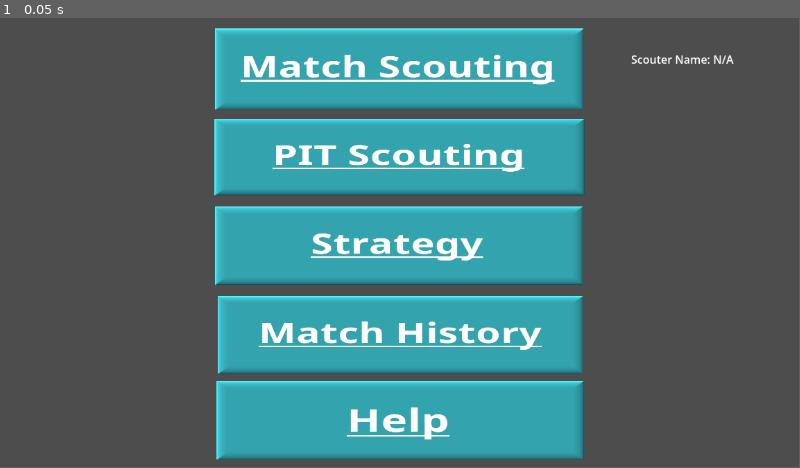
Above: before the commit, frame 1.
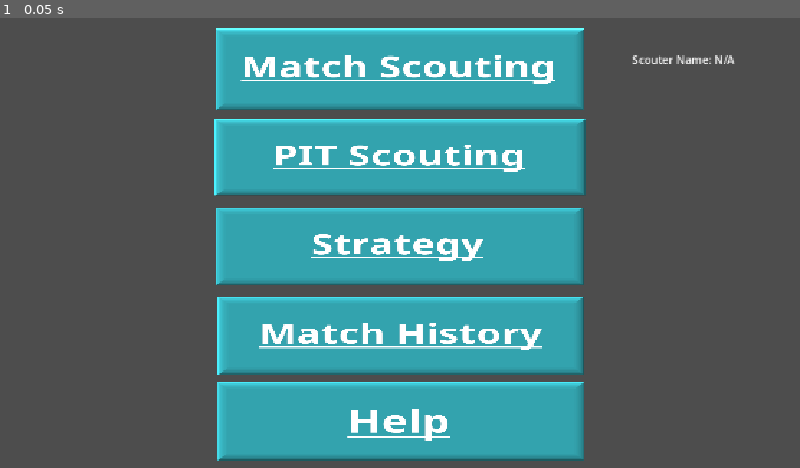
Above: after the commit, the same moment.

Repository: frc6357/ScoutingPass2026
Game: Godot game, scene res://Scenes/main.tscn
Same seed, same stepped clock (60 frames per second), same inputs: the game is played once before the commit and once after it.
Inputs:
- Up to frame 1 (0.05 s): no input
In our replay, the window is 799x449 before the commit and 800x450 after it. These sizes can differ from the game's own. Grey fills any space a smaller window leaves; there, only what the larger window draws over its background counts as a difference.

The runs differ from the first frame. In frame 1, 3.4% of the frame differs, in the area x 26-92%, y 2-99%.

Commit message:
more visual changes

Diff:
--- a/Scenes/match_scouting2.tscn
+++ b/Scenes/match_scouting2.tscn
@@ -16,16 +16,15 @@
 [ext_resource type="Texture2D" uid="uid://fuat0gvq744j" path="res://Assets/sideSlot.png" id="6_oy8ks"]
 [ext_resource type="Script" uid="uid://bla55nuwmgu20" path="res://Scripts/defense.gd" id="6_rfpmv"]
 [ext_resource type="Texture2D" uid="uid://cndlrfbqlrqjg" path="res://Assets/happy_button.png" id="7_gawtn"]
-[ext_resource type="Texture2D" uid="uid://drbvsej23muor" path="res://Assets/accuracy4.png" id="11_3sure"]
-[ext_resource type="Texture2D" uid="uid://c6xppsai6a3dw" path="res://Assets/accuracy1.png" id="12_gxgta"]
 [ext_resource type="Texture2D" uid="uid://bh2ua7tp2v3e" path="res://Assets/sleeping button.png" id="12_n5yt1"]
-[ext_resource type="Texture2D" uid="uid://bh1vfjrthrsqc" path="res://Assets/accuracy2.png" id="13_xabek"]
-[ext_resource type="Texture2D" uid="uid://cgrtbrbghs65p" path="res://Assets/accuracy3.png" id="14_4cb2a"]
-[ext_resource type="Texture2D" uid="uid://dfae4s0ohqldf" path="res://Assets/Fuel buttons.png" id="14_i80bh"]
 [ext_resource type="Texture2D" uid="uid://lutgbr14nmvd" path="res://Assets/fuel.png" id="14_m0qp2"]
 [ext_resource type="Script" uid="uid://cns01kx6q5pj" path="res://Scenes/fuel.gd" id="15_x7afm"]
+[ext_resource type="Texture2D" uid="uid://cpq5epl1qe8d" path="res://Assets/accuracy8.png" id="16_qe6au"]
+[ext_resource type="Texture2D" uid="uid://ca635maf4gcia" path="res://Assets/accuracy5.png" id="17_bwdrc"]
 [ext_resource type="Script" uid="uid://co4s777p6phwi" path="res://Scripts/climb.gd" id="18_1qhxq"]
 [ext_resource type="Texture2D" uid="uid://kfwbqxtkqtij" path="res://Assets/climb_button.png" id="18_feivl"]
+[ext_resource type="Texture2D" uid="uid://cjonw2s4f35iw" path="res://Assets/accuracy6.png" id="18_skvx0"]
+[ext_resource type="Texture2D" uid="uid://nj7b7w48vfk3" path="res://Assets/accuracy7.png" id="19_11saq"]
 [ext_resource type="Texture2D" uid="uid://b6dw47ew813kr" path="res://Assets/climb_button2.png" id="19_owdi5"]
 [ext_resource type="Texture2D" uid="uid://dohgptvlg873w" path="res://Assets/ClimbON.png" id="20_vam4t"]
 [ext_resource type="Texture2D" uid="uid://bl8cprb4q61ob" path="res://Assets/eeeeee.png" id="21_jdbke"]
@@ -124,7 +123,7 @@
 animations = [{
 "frames": [{
 "duration": 1.0,
-"texture": ExtResource("11_3sure")
+"texture": ExtResource("16_qe6au")
 }],
 "loop": true,
 "name": &"100",
@@ -132,7 +131,7 @@
 }, {
 "frames": [{
 "duration": 1.0,
-"texture": ExtResource("12_gxgta")
+"texture": ExtResource("17_bwdrc")
 }],
 "loop": true,
 "name": &"50",
@@ -140,7 +139,7 @@
 }, {
 "frames": [{
 "duration": 1.0,
-"texture": ExtResource("13_xabek")
+"texture": ExtResource("18_skvx0")
 }],
 "loop": true,
 "name": &"75",
@@ -148,7 +147,7 @@
 }, {
 "frames": [{
 "duration": 1.0,
-"texture": ExtResource("14_4cb2a")
+"texture": ExtResource("19_11saq")
 }],
 "loop": true,
 "name": &"90",
@@ -459,7 +458,7 @@
 position = Vector2(-471, -78)
 scale = Vector2(0.17649998, 0.17649998)
 sprite_frames = SubResource("SpriteFrames_q3vre")
-animation = &"100"
+animation = &"50"
 
 [node name="75" type="TouchScreenButton" parent="Accuracy" unique_id=507252301]
 position = Vector2(-486, -17)
@@ -489,11 +488,6 @@
 
 [node name="Fuel" type="Node2D" parent="." unique_id=1582793608]
 position = Vector2(500, 3)
-
-[node name="Sprite2D" type="Sprite2D" parent="Fuel" unique_id=330967442]
-position = Vector2(638, 321)
-scale = Vector2(0.752, 0.734)
-texture = ExtResource("14_i80bh")
 
 [node name="+10" type="TouchScreenButton" parent="Fuel" unique_id=1127383612]
 position = Vector2(-5, -280)
--- a/Scripts/climb.gd
+++ b/Scripts/climb.gd
@@ -51,6 +51,7 @@
 # Called every frame. 'delta' is the elapsed time since the previous frame.
 func _process(_delta: float) -> void:
 	if Input.is_action_just_pressed("l1"):
+		Input.vibrate_handheld(40)
 		if not l1 or l2:
 			animate_l3.play("no")
 			animate_l2.play("no")
@@ -71,6 +72,7 @@
 			l2=false
 			l1=false
 	if Input.is_action_just_pressed("l2"):
+		Input.vibrate_handheld(80)
 		animate_l3.play("no")
 		animate_l2.play("top")
 		animate_l1.play("yes")
@@ -82,6 +84,7 @@
 		time_l2=(float(time_l3))/10
 		time_l2-=20
 	if Input.is_action_just_pressed("l3"):
+		Input.vibrate_handheld(120)
 		points=30
 		l3=true
 		l2=true
--- a/Scripts/defense.gd
+++ b/Scripts/defense.gd
@@ -56,6 +56,7 @@
 		get_tree().change_scene_to_file("res://Scenes/match_scouting_final.tscn")
 	if timer.time_left>20:
 		if Input.is_action_just_pressed("defense") and d==false and done==false:
+			Input.vibrate_handheld(75)
 			if mode=="offense":
 				oe_time=timer.time_left
 				oe_time=(int(oe_time*10)) #rounds to the nearest tenth of a second
@@ -73,6 +74,7 @@
 			ds_time=timer.time_left
 			ds_time=(int(ds_time*10)) #rounds to the nearest tenth of a second
 		if Input.is_action_just_pressed("offense") and d==false:
+			Input.vibrate_handheld(100)
 			if mode=="defense":
 				de_time=timer.time_left
 				de_time=(int(de_time*10)) #rounds to the nearest tenth of a second
@@ -90,6 +92,7 @@
 			os_time=timer.time_left
 			os_time=(int(os_time*10)) #rounds to the nearest tenth of a second
 		if Input.is_action_just_pressed("shuttle") and d==false:
+			Input.vibrate_handheld(50)
 			if mode=="defense":
 				de_time=timer.time_left
 				de_time=(int(de_time*10)) #rounds to the nearest tenth of a second
--- a/Scripts/main.gd
+++ b/Scripts/main.gd
@@ -11,16 +11,22 @@
 func _process(_delta: float) -> void:
 	#changes to the appropriate scene when certain commands are triggered
 	if Input.is_action_just_pressed("auto"):
+		Input.vibrate_handheld(100)
 		data.reset()
 	if Input.is_action_just_pressed("pit"):
+		Input.vibrate_handheld(100)
 		get_tree().change_scene_to_file("res://Scenes/pit_scouting.tscn")
 	if Input.is_action_just_pressed("strategy"):
+		Input.vibrate_handheld(100)
 		get_tree().change_scene_to_file("res://Scenes/strategy.tscn")
 	if Input.is_action_just_pressed("history"):
+		Input.vibrate_handheld(100)
 		get_tree().change_scene_to_file("res://Scenes/history.tscn")
 	if Input.is_action_just_pressed("minigame"):
+		Input.vibrate_handheld(100)
 		get_tree().change_scene_to_file("res://Scenes/minigame.tscn")
 	if Input.is_action_just_pressed("name"):
+		Input.vibrate_handheld(100)
 		changeName=not changeName
 		if changeName:
 			DisplayServer.virtual_keyboard_show("")
--- a/Scripts/match_scouting_2.gd
+++ b/Scripts/match_scouting_2.gd
@@ -30,13 +30,16 @@
 	label.text=str(data.fuel_t)
 	if Input.is_action_just_pressed("cycle"):
 		fire.play("fire")
+		Input.vibrate_handheld(200)
 	if Input.is_action_just_pressed("trench"):
+		Input.vibrate_handheld(100)
 		data.trench=not data.trench
 		if data.trench:
 			trench.play("yes")
 		else:
 			trench.play("no")
 	if Input.is_action_just_pressed("bump"):
+		Input.vibrate_handheld(100)
 		data.bump=not data.bump
 
 		if data.bump:
@@ -50,9 +53,11 @@
 		data.shots+=1
 		print("cycle")
 	if Input.is_action_just_pressed("pin+"):
+		Input.vibrate_handheld(100)
 		data.pins+=1
 		label2.text=str(data.pins)
 	if Input.is_action_just_pressed("pin-") and  data.pins>=1:
+		Input.vibrate_handheld(100)
 		data.pins-=1
 		label2.text=str(data.pins)
 	if Input.is_action_just_pressed("fuel1"):
@@ -61,6 +66,7 @@
 		else:
 			data.fuel_s+=1
 		print(data.fuel_t)
+		Input.vibrate_handheld(40)
 	if Input.is_action_just_pressed("fuel-1"):
 		if defense.mode=="offense":
 			data.fuel_t-=1
@@ -73,25 +79,32 @@
 		else:
 			data.fuel_s+=5
 		print(data.fuel_t)
+		Input.vibrate_handheld(70)
 	if Input.is_action_just_pressed("fuel10"):
 		if defense.mode=="offense":
 			data.fuel_t+=10
 		else:
 			data.fuel_s+=10
 		print(data.fuel_t)
+		Input.vibrate_handheld(100)
+
 	if Input.is_action_just_pressed("50"):
+		Input.vibrate_handheld(50)
 		data.accuracy_t=.50
 		print("50")
 		display.play("50")
 	if Input.is_action_just_pressed("75"):
+		Input.vibrate_handheld(75)
 		data.accuracy_t=.75
 		print("75")
 		display.play("75")
 	if Input.is_action_just_pressed("90"):
+		Input.vibrate_handheld(90)
 		data.accuracy_t=.9
 		print("90")
 		display.play("90")
 	if Input.is_action_just_pressed("100"):
+		Input.vibrate_handheld(100)
 		data.accuracy_t=1
 		print("100")
 		display.play("100")
--- a/project.godot
+++ b/project.godot
@@ -19,6 +19,12 @@
 config/features=PackedStringArray("4.6", "Forward Plus")
 config/icon="res://icon.svg"
 
+[display]
+
+window/size/mode=2
+window/stretch/mode="canvas_items"
+window/stretch/aspect="expand"
+
 [editor_plugins]
 
 enabled=PackedStringArray("res://addons/qr_code/plugin.cfg")
Binary file added: Assets/accuracy5.png
Not shown, added: Assets/accuracy5.png.import
Binary file added: Assets/accuracy6.png
Not shown, added: Assets/accuracy6.png.import
Binary file added: Assets/accuracy7.png
Not shown, added: Assets/accuracy7.png.import
Binary file added: Assets/accuracy8.png
Not shown, added: Assets/accuracy8.png.import
Not shown, changed: export_presets.cfg
Not shown, added: ScoutingPass.apk
Not shown, added: ScoutingPass.apk.idsig
